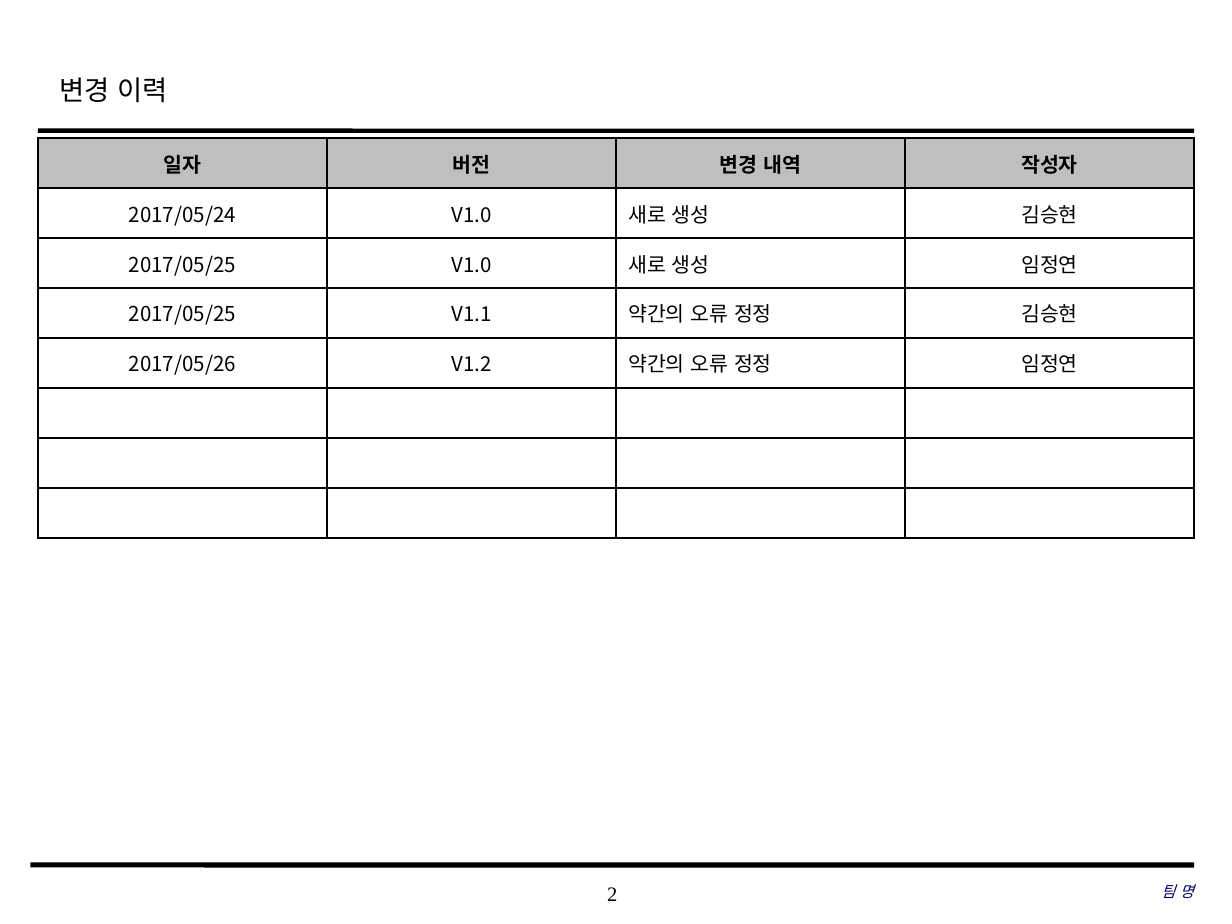
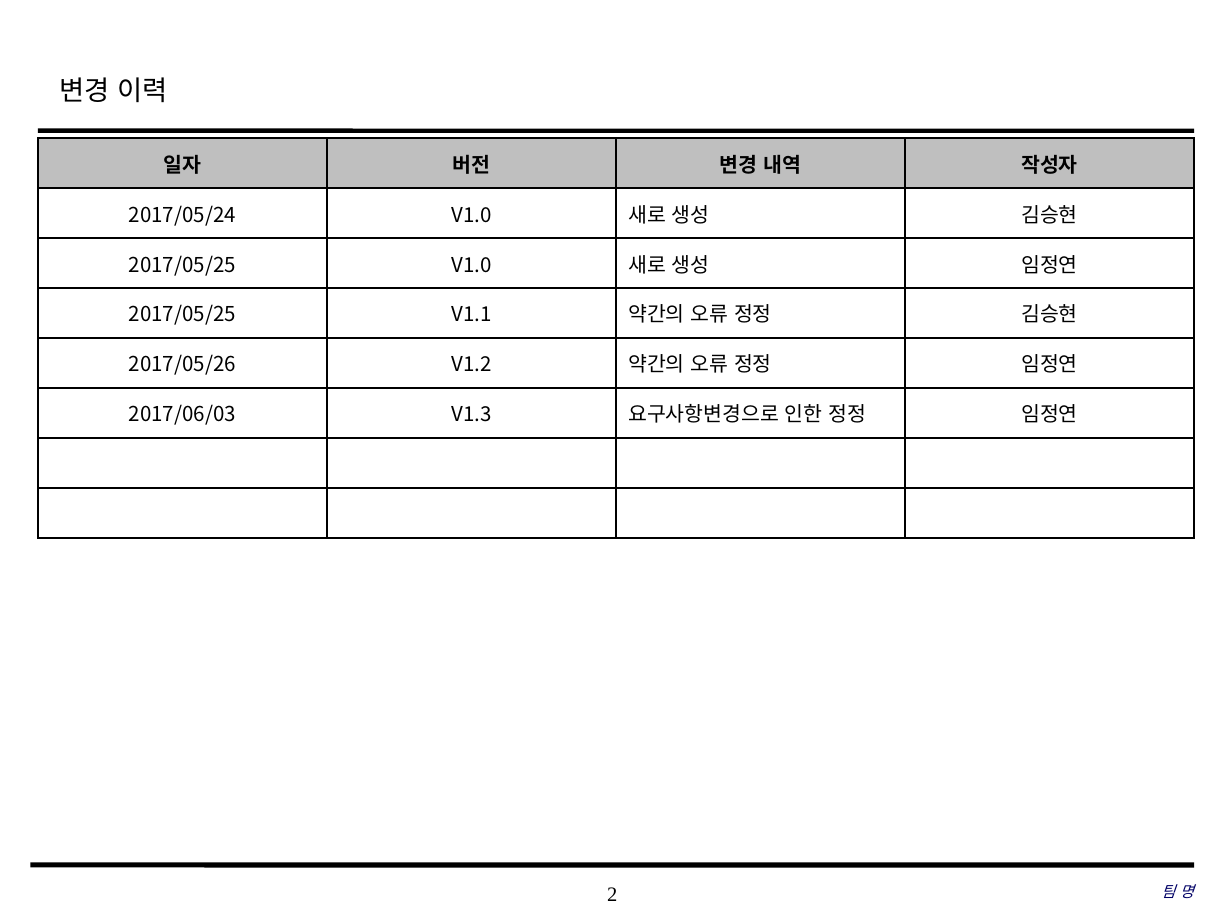
Before and after one commit to SE-admin/9, a slide deck: slide 2 of doc/3_ 설계서/UI Design Template_9_pigeon.pptx. Drawn at 1232x924 pixels with LibreOffice and Linux fonts; fonts in the diff are those of the drawing; background and template pictures are left out. Boxes give left, top, right and bottom in pixels: in the first picture for what was removed or moved away, otherwise in the second. Text is boxed around its words. In the diff, an @@ line names an element or a change of style, - is before the commit and + after.

Commit message:
# 서류 # UI Design Template_9_pigeon.pptx # 9,10p # 요구사항 변경으로 인한 설계서 변경

```diff
--- a/doc/3_ 설계서/UI Design Template_9_pigeon.pptx
+++ b/doc/3_ 설계서/UI Design Template_9_pigeon.pptx
@@ table at [38,138,1196,537] @@
+row 6: 2017/06/03 | V1.3 | 요구사항변경으로 인한 정정 | 임정연
-row 8:  |  |  | 
```
Also in this commit, not shown: 9 other slides changed.
